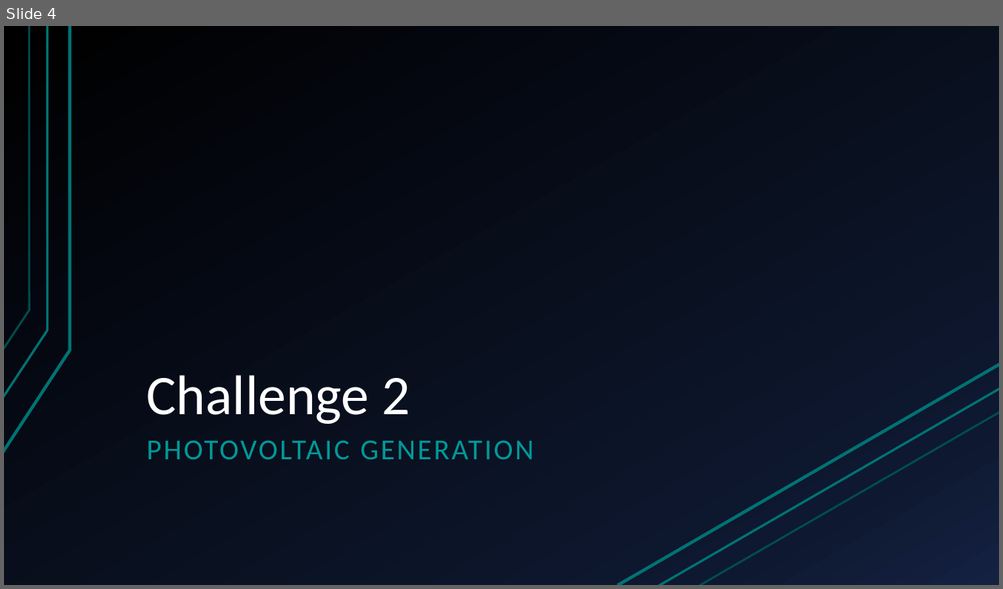
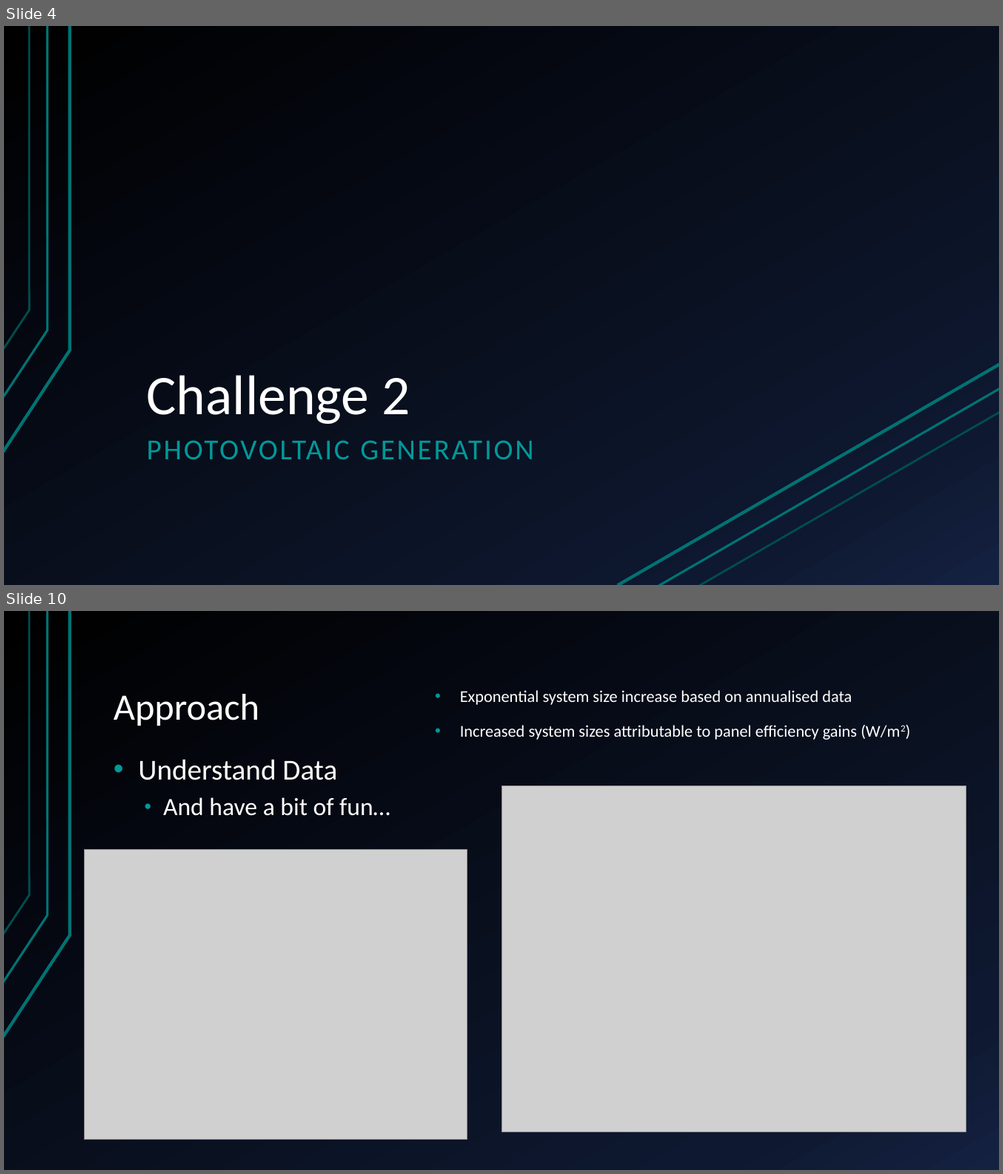
Before and after one commit to sofiary/teamunicornn, a slide deck: Western Power Hack-a-Gig Presentation.pptx. Shown one above the other, each under a label of ours: slide 4 before the commit, slides 4 and 10 after it; the slides between them are not shown. The pictures are 1003x589 and 1003x1174 pixels, drawn with LibreOffice and Linux fonts; fonts in the diff are those of the drawing; grey boxes stand for pictures. Boxes give left, top, right and bottom in pixels: in the first picture for what was removed or moved away, otherwise in the second. Text is boxed around its words. In the diff, an @@ line names an element or a change of style, - is before the commit and + after.

```diff
--- a/Western Power Hack-a-Gig Presentation.pptx
+++ b/Western Power Hack-a-Gig Presentation.pptx
@@ slide 10 added at (4,611,999,1170), background gradient #000000 to #0F1931 to #142242; not listed: 3 template elements that a slide beside it also shows @@
@@ title added at (114,694,259,726), 36 pt, text #FFFFFF @@
+Approach
@@ text added at (460,690,899,740), 16 pt, text #FFFFFF @@
+• Exponential system size increase based on annualised data
+• Increased system sizes attributable to panel efficiency gains (W/m2)
@@ text added at (138,759,390,816), 24 pt, text #FFFFFF @@
+• Understand Data
+  • And have a bit of fun…
@@ picture added at (502,786,966,1133) @@
@@ picture added at (84,850,467,1140) @@
```
Also in this commit, not shown: 1 slide changed, 8 other slides added, 1 slide removed, 1 other file.
